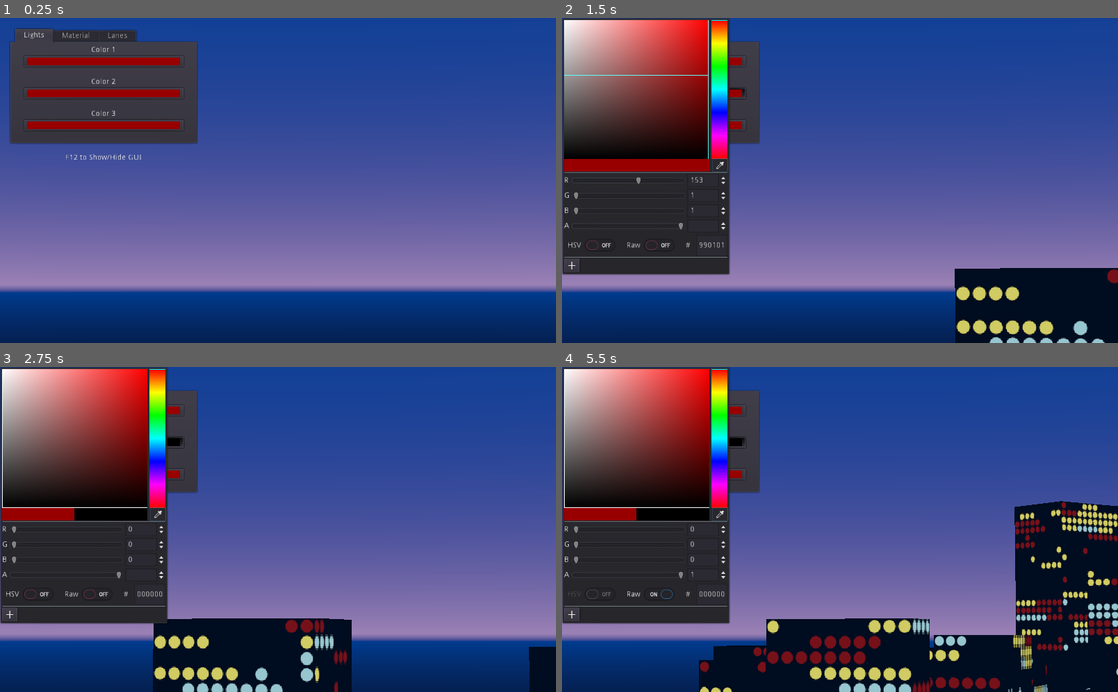
Above: before the commit, frames 1-4 (two rows, left to right).
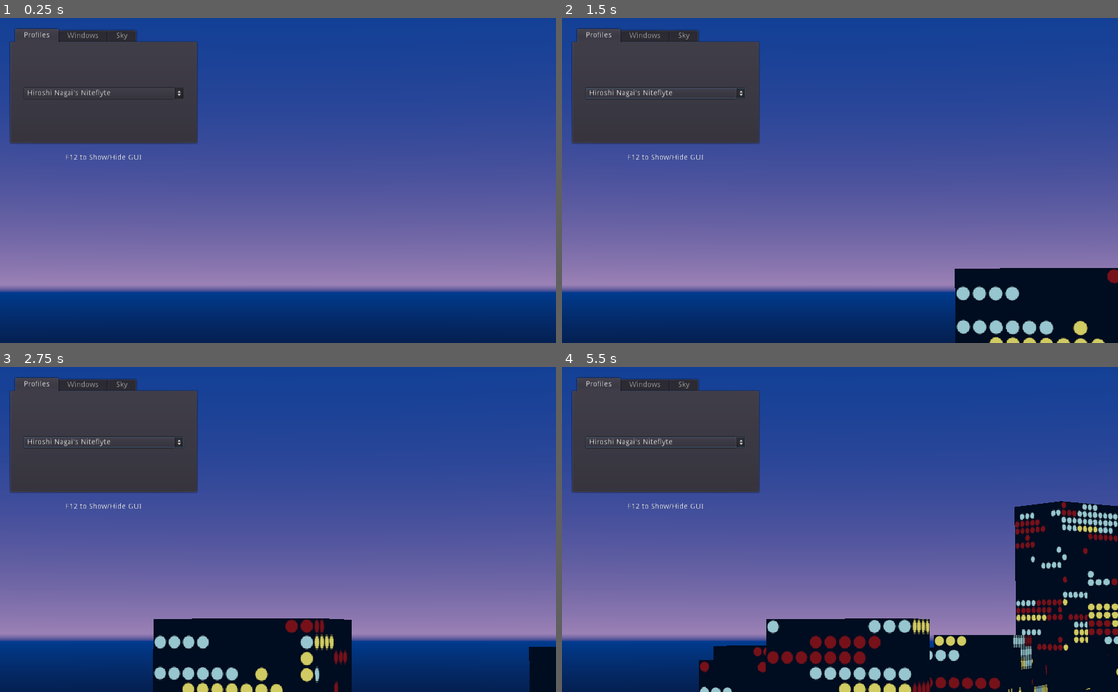
Above: after the commit, the same moments.

Repository: CluckeyMcCormick/ncg2
Game: Godot game, scene res://Main.tscn
Same seed, same stepped clock (60 frames per second), same inputs: the game is played once before the commit and once after it.
Inputs (mouse positions are in pixels of both pictures, inside the frame that each line leads up to):
- Up to frame 1 (0.25 s): no input
- Up to frame 2 (1.5 s): click (667, 92) at 0.5 s, where only the run after the commit has a clickable "Hiroshi Nagai's Niteflyte"; click (717, 164) at 1.27 s
- Up to frame 3 (2.75 s): click (33, 594) at 2 s, where only the run before the commit has a clickable "HSV"
- Up to frame 4 (5.5 s): click (650, 594) at 2.75 s, where only the run before the commit has a clickable "Raw"; click (667, 441) at 3.5 s, where only the run after the commit has a clickable "Hiroshi Nagai's Niteflyte"; click (717, 513) at 4.27 s; click (650, 594) at 5 s, where only the run before the commit has a clickable "Raw"

The runs differ from the first frame. In frame 1, 2.2% of the frame differs, in the area x 4-33%, y 3-35%; in frame 2, 24%; in frame 3, 25%; in frame 4, 26%, in the area x 0-100%, y 0-100%.

Commit message:
Control the shader and sky options via GUI
This commit finally updates the previously existing GUI to match the
colors and options available for the Dot Window shader-materials.

Some design notes here - one of the things that I disliked about the
previous iteration was that we completely lost track of the default
values once we started changing things. To get around that, I've
instituted this idea of "profiles", where each profile is a hard-coded
group of settings. Changing to a particular profile resets everything
to that basic profile. I want to have some global "custom" profiles,
but I haven't implemented that just yet.

We're also going to have a separate selector just for material type,
in order to freely choose between our different window textures.

Finally, one odd note: we used SpinBox widgets to represent the sky's
different CURVE values. However, those needed to be floats while the
SpinBox only supported ints. To get around that, the SpinBox can go
between values of 1 and 9999 - we then divide this by 10,000 to get
the actual float value we want.

Diff:
--- a/Main.gd
+++ b/Main.gd
@@ -8,49 +8,130 @@
 func _ready():
     randomize()
 
-    $GUI/TabContainer/Lights/VBoxContainer/ColorPickerButton1.color = mcc.light_color_one
-    $GUI/TabContainer/Lights/VBoxContainer/ColorPickerButton2.color = mcc.light_color_two
-    $GUI/TabContainer/Lights/VBoxContainer/ColorPickerButton3.color = mcc.light_color_three
-
-    #$GUI/TabContainer/Material/VBoxContainer/WindowColor.color =
-    #$GUI/TabContainer/Material/VBoxContainer/DarkColor.color =
+    $GUI/Tabs/Profiles/VBox/ProfileSelection.selected = 0
+    _on_ProfileSelection_item_selected(0)
 
 func _input(event):
     if event.is_action_pressed("gui_toggle"):
         $GUI.visible = not $GUI.visible
 
-func _on_ColorPickerButton1_color_changed(color):
-    mcc.light_color_one = color
+func assert_color_profile(
+    building_color, red_dot, green_dot, blue_dot, material_code,
+    sky_top, sky_horizon, sky_curve,
+    ground_horizon, ground_bottom, ground_curve
+):
+    # We're going to manually set all of these profile values, and call each
+    # callback function manually. Kinda sucks, but this whole project is a kind
+    # of hacky workaround so whatever.
 
-func _on_ColorPickerButton2_color_changed(color):
-    mcc.light_color_two = color
+    # First, set the colors.
+    $GUI/Tabs/Windows/VBox/GridContainer/BuildingPicker.color =  building_color
+    _on_BuildingPicker_color_changed(building_color)
+    $GUI/Tabs/Windows/VBox/GridContainer/RedPicker.color = red_dot
+    _on_RedPicker_color_changed(red_dot)
+    $GUI/Tabs/Windows/VBox/GridContainer/GreenPicker.color = green_dot
+    _on_GreenPicker_color_changed(green_dot)
+    $GUI/Tabs/Windows/VBox/GridContainer/BluePicker.color = blue_dot
+    _on_BluePicker_color_changed(blue_dot)
 
-func _on_ColorPickerButton3_color_changed(color):
-    mcc.light_color_three = color
+    # Now, set the material appropriately.
+    $GUI/Tabs/Windows/VBox/MaterialSelection.selected = material_code
+    _on_MaterialSelection_item_selected(material_code)
 
-func _on_WindowColor_color_changed(color):
-    #mcc.lighten_material.set_shader_param("window_color", color)
-    #mcc.dodge_material.set_shader_param("window_color", color)
-    #mcc.dither_material.set_shader_param("window_color", color)
-    pass
+    # Next, the sky colors
+    $GUI/Tabs/Sky/VBox/SkyGrid/TopPicker.color = sky_top
+    _on_TopPicker_color_changed(sky_top)
+    $GUI/Tabs/Sky/VBox/SkyGrid/HorizonPicker.color = sky_horizon
+    _on_HorizonSkyPicker_color_changed(sky_horizon)
+    $GUI/Tabs/Sky/VBox/SkyGrid/SkyCurveSpin.value = sky_curve
+    _on_SkyCurveSpin_value_changed(sky_curve)
 
-func _on_DarkColor_color_changed(color):
-    #mcc.lighten_material.set_shader_param("dark_color", color)
-    #mcc.dodge_material.set_shader_param("dark_color", color)
-    #mcc.dither_material.set_shader_param("dark_color", color)
-    pass
+    # Finally, the ground colors
+    $GUI/Tabs/Sky/VBox/GroundGrid/HorizonPicker.color = ground_horizon
+    _on_HorizonGroundPicker_color_changed(ground_horizon)
+    $GUI/Tabs/Sky/VBox/GroundGrid/BottomPicker.color = ground_bottom
+    _on_BottomPicker_color_changed(ground_bottom)
+    $GUI/Tabs/Sky/VBox/GroundGrid/GroundCurveSpin.value = ground_curve
+    _on_GroundCurveSpin_value_changed(ground_curve)
 
+
+func _on_RedPicker_color_changed(color):
+    mcc.primary_material.set_shader_param("RedDotColor", color)
+    $GUI/Tabs/Windows/VBox/GridContainer/RedHash.text = "#" + color.to_html()
+
+func _on_GreenPicker_color_changed(color):
+    mcc.primary_material.set_shader_param("GreenDotColor", color)
+    $GUI/Tabs/Windows/VBox/GridContainer/GreenHash.text = "#" + color.to_html()
+
+func _on_BluePicker_color_changed(color):
+    mcc.primary_material.set_shader_param("BlueDotColor", color)
+    $GUI/Tabs/Windows/VBox/GridContainer/BlueHash.text = "#" + color.to_html()
+
+func _on_BuildingPicker_color_changed(color):
+    mcc.primary_material.set_shader_param("BuildingColor", color)
+    $GUI/Tabs/Windows/VBox/GridContainer/BuildingHash.text = "#" + color.to_html()
 
 func _on_MaterialSelection_item_selected(index):
     match index:
         0:
-            #mcc.primary_material = mcc.lighten_material
             pass
         1:
-            #mcc.primary_material = mcc.dodge_material
             pass
         2:
-            #mcc.primary_material = mcc.dither_material
+            print("Material Horizontal 75!")
+        3:
+            pass
+        4:
+            pass
+        5:
+            pass
+        6:
+            pass
+        7:
             pass
         _:
             pass
+
+func _on_TopPicker_color_changed(color):
+    $WorldEnvironment.environment.background_sky.sky_top_color = color
+    $GUI/Tabs/Sky/VBox/SkyGrid/TopHash.text = "#" + color.to_html()
+
+func _on_HorizonSkyPicker_color_changed(color):
+    $WorldEnvironment.environment.background_sky.sky_horizon_color = color
+    $GUI/Tabs/Sky/VBox/SkyGrid/HorizonHash.text = "#" + color.to_html()
+
+func _on_SkyCurveSpin_value_changed(value):
+    $WorldEnvironment.environment.background_sky.sky_curve = value / 10000.0
+
+func _on_HorizonGroundPicker_color_changed(color):
+    $WorldEnvironment.environment.background_sky.ground_horizon_color = color
+    $GUI/Tabs/Sky/VBox/GroundGrid/HorizonHash.text = "#" + color.to_html()
+
+func _on_BottomPicker_color_changed(color):
+    $WorldEnvironment.environment.background_sky.ground_bottom_color = color
+    $GUI/Tabs/Sky/VBox/GroundGrid/BottomHash.text = "#" + color.to_html()
+
+func _on_GroundCurveSpin_value_changed(value):
+    $WorldEnvironment.environment.background_sky.ground_curve = value / 10000.0
+
+func _on_ProfileSelection_item_selected(index):
+    print("Profile item selected: ", index)
+    match index:
+        0:
+            assert_color_profile(
+                Color("#000d20"), # Building Color
+                Color("#77121a"), # Red Dot Color
+                Color("#98c7d1"), # Green Dot Color
+                Color("#d1cc64"), # Blue Dot Color
+                2,          # Material Code
+
+                Color("#003f96"), # Sky Top Color
+                Color("#9f84b7"), # Sky Horizon Color
+                365, # Sky Curve Factor
+
+                Color("#003f96"), # Ground Horizon Color
+                Color("#070a1b"), # Ground Bottom Color
+                200 # Ground Curve Factor
+            )
+        _:
+            pass
--- a/Main.tscn
+++ b/Main.tscn
@@ -6,7 +6,7 @@
 [sub_resource type="ProceduralSky" id=1]
 sky_top_color = Color( 0, 0.247059, 0.588235, 1 )
 sky_horizon_color = Color( 0.623529, 0.517647, 0.717647, 1 )
-sky_curve = 0.0365513
+sky_curve = 0.0365
 ground_bottom_color = Color( 0.027451, 0.0392157, 0.105882, 1 )
 ground_horizon_color = Color( 0, 0.247059, 0.588235, 1 )
 sun_latitude = -90.0
@@ -148,7 +148,7 @@
 "_edit_use_anchors_": false
 }
 
-[node name="TabContainer" type="TabContainer" parent="GUI"]
+[node name="Tabs" type="TabContainer" parent="GUI"]
 margin_right = 342.0
 margin_bottom = 210.0
 rect_min_size = Vector2( 0, 210 )
@@ -158,77 +158,7 @@
 "_edit_use_anchors_": false
 }
 
-[node name="Lights" type="Tabs" parent="GUI/TabContainer"]
-anchor_right = 1.0
-anchor_bottom = 1.0
-margin_left = 4.0
-margin_top = 32.0
-margin_right = -4.0
-margin_bottom = -4.0
-rect_min_size = Vector2( 0, 174 )
-
-[node name="VBoxContainer" type="VBoxContainer" parent="GUI/TabContainer/Lights"]
-anchor_right = 1.0
-anchor_bottom = 1.0
-margin_left = 20.0
-margin_right = -20.0
-size_flags_horizontal = 3
-size_flags_vertical = 3
-__meta__ = {
-"_edit_use_anchors_": false
-}
-
-[node name="Color1" type="Label" parent="GUI/TabContainer/Lights/VBoxContainer"]
-margin_right = 294.0
-margin_bottom = 14.0
-text = "Color 1"
-align = 1
-
-[node name="ColorPickerButton1" type="ColorPickerButton" parent="GUI/TabContainer/Lights/VBoxContainer"]
-margin_top = 18.0
-margin_right = 294.0
-margin_bottom = 38.0
-text = "Color 1"
-edit_alpha = false
-__meta__ = {
-"_edit_use_anchors_": false
-}
-
-[node name="Color2" type="Label" parent="GUI/TabContainer/Lights/VBoxContainer"]
-margin_top = 42.0
-margin_right = 294.0
-margin_bottom = 73.0
-text = "
-Color 2"
-align = 1
-
-[node name="ColorPickerButton2" type="ColorPickerButton" parent="GUI/TabContainer/Lights/VBoxContainer"]
-margin_top = 77.0
-margin_right = 294.0
-margin_bottom = 97.0
-text = "Color 2"
-__meta__ = {
-"_edit_use_anchors_": false
-}
-
-[node name="Color3" type="Label" parent="GUI/TabContainer/Lights/VBoxContainer"]
-margin_top = 101.0
-margin_right = 294.0
-margin_bottom = 132.0
-text = "
-Color 3"
-align = 1
-
-[node name="ColorPickerButton3" type="ColorPickerButton" parent="GUI/TabContainer/Lights/VBoxContainer"]
-margin_top = 136.0
-margin_right = 294.0
-margin_bottom = 156.0
-text = "Color 3"
-__meta__ = {
-"_edit_use_anchors_": false
-}
-
-[node name="Material" type="Tabs" parent="GUI/TabContainer"]
+[node name="Profiles" type="Tabs" parent="GUI/Tabs"]
 visible = false
 anchor_right = 1.0
 anchor_bottom = 1.0
@@ -239,62 +169,191 @@
 tab_align = 0
 tab_close_display_policy = 2
 
-[node name="VBoxContainer" type="VBoxContainer" parent="GUI/TabContainer/Material"]
+[node name="VBox" type="VBoxContainer" parent="GUI/Tabs/Profiles"]
 anchor_right = 1.0
 anchor_bottom = 1.0
 margin_left = 20.0
 margin_right = -20.0
-__meta__ = {
-"_edit_use_anchors_": false
-}
-
-[node name="Window" type="Label" parent="GUI/TabContainer/Material/VBoxContainer"]
-margin_right = 294.0
-margin_bottom = 14.0
-text = "Window Color"
-align = 1
-
-[node name="WindowColor" type="ColorPickerButton" parent="GUI/TabContainer/Material/VBoxContainer"]
-margin_top = 18.0
-margin_right = 294.0
-margin_bottom = 38.0
-edit_alpha = false
-
-[node name="Dark" type="Label" parent="GUI/TabContainer/Material/VBoxContainer"]
-margin_top = 42.0
-margin_right = 294.0
-margin_bottom = 73.0
-text = "
-Dark Color"
-align = 1
-__meta__ = {
-"_edit_use_anchors_": false
-}
-
-[node name="DarkColor" type="ColorPickerButton" parent="GUI/TabContainer/Material/VBoxContainer"]
+alignment = 1
+__meta__ = {
+"_edit_use_anchors_": false
+}
+
+[node name="ProfileSelection" type="OptionButton" parent="GUI/Tabs/Profiles/VBox"]
 margin_top = 77.0
 margin_right = 294.0
 margin_bottom = 97.0
-edit_alpha = false
-
-[node name="HSeparator" type="HSeparator" parent="GUI/TabContainer/Material/VBoxContainer"]
-margin_top = 101.0
-margin_right = 294.0
+text = "Hiroshi Nagai's Niteflyte"
+items = [ "Hiroshi Nagai's Niteflyte", null, false, 0, null, "Custom Scheme", null, false, 1, null ]
+selected = 0
+
+[node name="Windows" type="Tabs" parent="GUI/Tabs"]
+anchor_right = 1.0
+anchor_bottom = 1.0
+margin_left = 4.0
+margin_top = 32.0
+margin_right = -4.0
+margin_bottom = -4.0
+rect_min_size = Vector2( 0, 174 )
+
+[node name="VBox" type="VBoxContainer" parent="GUI/Tabs/Windows"]
+anchor_right = 1.0
+anchor_bottom = 1.0
+margin_left = 20.0
+margin_right = -20.0
+size_flags_horizontal = 3
+size_flags_vertical = 3
+alignment = 1
+__meta__ = {
+"_edit_use_anchors_": false
+}
+
+[node name="GridContainer" type="GridContainer" parent="GUI/Tabs/Windows/VBox"]
+margin_top = 25.0
+margin_right = 324.0
 margin_bottom = 117.0
-rect_min_size = Vector2( 0, 16 )
-__meta__ = {
-"_edit_use_anchors_": false
-}
-
-[node name="MaterialSelection" type="OptionButton" parent="GUI/TabContainer/Material/VBoxContainer"]
+columns = 4
+
+[node name="RedColor" type="Label" parent="GUI/Tabs/Windows/VBox/GridContainer"]
+margin_top = 3.0
+margin_right = 103.0
+margin_bottom = 17.0
+text = "Red Dot Color"
+align = 1
+
+[node name="RedRect" type="ReferenceRect" parent="GUI/Tabs/Windows/VBox/GridContainer"]
+margin_left = 107.0
+margin_right = 132.0
+margin_bottom = 20.0
+rect_min_size = Vector2( 25, 0 )
+
+[node name="RedPicker" type="ColorPickerButton" parent="GUI/Tabs/Windows/VBox/GridContainer"]
+margin_left = 136.0
+margin_right = 193.0
+margin_bottom = 20.0
+text = "Color 1"
+edit_alpha = false
+__meta__ = {
+"_edit_use_anchors_": false
+}
+
+[node name="RedHash" type="Label" parent="GUI/Tabs/Windows/VBox/GridContainer"]
+margin_left = 197.0
+margin_top = 3.0
+margin_right = 260.0
+margin_bottom = 17.0
+text = "#ABABAB"
+
+[node name="GreenColor" type="Label" parent="GUI/Tabs/Windows/VBox/GridContainer"]
+margin_top = 27.0
+margin_right = 103.0
+margin_bottom = 41.0
+text = "Green Dot Color"
+align = 1
+
+[node name="GreenRect" type="ReferenceRect" parent="GUI/Tabs/Windows/VBox/GridContainer"]
+margin_left = 107.0
+margin_top = 24.0
+margin_right = 132.0
+margin_bottom = 44.0
+rect_min_size = Vector2( 10, 0 )
+
+[node name="GreenPicker" type="ColorPickerButton" parent="GUI/Tabs/Windows/VBox/GridContainer"]
+margin_left = 136.0
+margin_top = 24.0
+margin_right = 193.0
+margin_bottom = 44.0
+text = "Color 1"
+edit_alpha = false
+__meta__ = {
+"_edit_use_anchors_": false
+}
+
+[node name="GreenHash" type="Label" parent="GUI/Tabs/Windows/VBox/GridContainer"]
+margin_left = 197.0
+margin_top = 27.0
+margin_right = 260.0
+margin_bottom = 41.0
+text = "#ABABAB"
+
+[node name="BlueColor" type="Label" parent="GUI/Tabs/Windows/VBox/GridContainer"]
+margin_top = 51.0
+margin_right = 103.0
+margin_bottom = 65.0
+text = "Blue Dot Color"
+align = 1
+
+[node name="BlueRect" type="ReferenceRect" parent="GUI/Tabs/Windows/VBox/GridContainer"]
+margin_left = 107.0
+margin_top = 48.0
+margin_right = 132.0
+margin_bottom = 68.0
+rect_min_size = Vector2( 20, 0 )
+
+[node name="BluePicker" type="ColorPickerButton" parent="GUI/Tabs/Windows/VBox/GridContainer"]
+margin_left = 136.0
+margin_top = 48.0
+margin_right = 193.0
+margin_bottom = 68.0
+text = "Color 1"
+edit_alpha = false
+__meta__ = {
+"_edit_use_anchors_": false
+}
+
+[node name="BlueHash" type="Label" parent="GUI/Tabs/Windows/VBox/GridContainer"]
+margin_left = 197.0
+margin_top = 51.0
+margin_right = 260.0
+margin_bottom = 65.0
+text = "#ABABAB"
+
+[node name="BuildingColor" type="Label" parent="GUI/Tabs/Windows/VBox/GridContainer"]
+margin_top = 75.0
+margin_right = 103.0
+margin_bottom = 89.0
+text = "Building Color"
+align = 1
+
+[node name="BuildingRect" type="ReferenceRect" parent="GUI/Tabs/Windows/VBox/GridContainer"]
+margin_left = 107.0
+margin_top = 72.0
+margin_right = 132.0
+margin_bottom = 92.0
+rect_min_size = Vector2( 20, 0 )
+
+[node name="BuildingPicker" type="ColorPickerButton" parent="GUI/Tabs/Windows/VBox/GridContainer"]
+margin_left = 136.0
+margin_top = 72.0
+margin_right = 193.0
+margin_bottom = 92.0
+text = "Color 1"
+edit_alpha = false
+__meta__ = {
+"_edit_use_anchors_": false
+}
+
+[node name="BuildingHash" type="Label" parent="GUI/Tabs/Windows/VBox/GridContainer"]
+margin_left = 197.0
+margin_top = 75.0
+margin_right = 260.0
+margin_bottom = 89.0
+text = "#ABABAB"
+
+[node name="HSeparator" type="HSeparator" parent="GUI/Tabs/Windows/VBox"]
 margin_top = 121.0
-margin_right = 294.0
-margin_bottom = 141.0
-text = "Lighten Material"
-items = [ "Lighten Material", null, false, 0, null, "Dodge Material", null, false, 1, null, "Dither Material", null, false, 2, null ]
+margin_right = 324.0
+margin_bottom = 125.0
+
+[node name="MaterialSelection" type="OptionButton" parent="GUI/Tabs/Windows/VBox"]
+margin_top = 129.0
+margin_right = 324.0
+margin_bottom = 149.0
+text = "Horizontal 25"
+items = [ "Horizontal 25", null, false, 0, null, "Horizontal 50", null, false, 1, null, "Horizontal 75", null, false, 2, null, "Horizontal 100", null, false, 3, null, "Vertical 25", null, false, 4, null, "Vertical 50", null, false, 5, null, "Vertical 75", null, false, 6, null, "Vertical 100", null, false, 7, null ]
 selected = 0
 
-[node name="Lanes" type="Tabs" parent="GUI/TabContainer"]
+[node name="Sky" type="Tabs" parent="GUI/Tabs"]
 visible = false
 anchor_right = 1.0
 anchor_bottom = 1.0
@@ -304,6 +363,203 @@
 margin_bottom = -4.0
 tab_align = 0
 
+[node name="VBox" type="VBoxContainer" parent="GUI/Tabs/Sky"]
+anchor_right = 1.0
+anchor_bottom = 1.0
+margin_left = 20.0
+margin_right = -20.0
+alignment = 1
+__meta__ = {
+"_edit_use_anchors_": false
+}
+
+[node name="SkyGrid" type="GridContainer" parent="GUI/Tabs/Sky/VBox"]
+margin_top = 9.0
+margin_right = 294.0
+margin_bottom = 81.0
+columns = 4
+
+[node name="TopColor" type="Label" parent="GUI/Tabs/Sky/VBox/SkyGrid"]
+margin_top = 3.0
+margin_right = 87.0
+margin_bottom = 17.0
+text = "Top Color"
+align = 1
+
+[node name="TopRect" type="ReferenceRect" parent="GUI/Tabs/Sky/VBox/SkyGrid"]
+margin_left = 91.0
+margin_right = 111.0
+margin_bottom = 20.0
+rect_min_size = Vector2( 10, 0 )
+
+[node name="TopPicker" type="ColorPickerButton" parent="GUI/Tabs/Sky/VBox/SkyGrid"]
+margin_left = 115.0
+margin_right = 189.0
+margin_bottom = 20.0
+text = "Color 1"
+edit_alpha = false
+__meta__ = {
+"_edit_use_anchors_": false
+}
+
+[node name="TopHash" type="Label" parent="GUI/Tabs/Sky/VBox/SkyGrid"]
+margin_left = 193.0
+margin_top = 3.0
+margin_right = 256.0
+margin_bottom = 17.0
+text = "#ABABAB"
+
+[node name="HorizonColor" type="Label" parent="GUI/Tabs/Sky/VBox/SkyGrid"]
+margin_top = 27.0
+margin_right = 87.0
+margin_bottom = 41.0
+text = "Horizon Color"
+align = 1
+
+[node name="HorizonRect" type="ReferenceRect" parent="GUI/Tabs/Sky/VBox/SkyGrid"]
+margin_left = 91.0
+margin_top = 24.0
+margin_right = 111.0
+margin_bottom = 44.0
+rect_min_size = Vector2( 20, 0 )
+
+[node name="HorizonPicker" type="ColorPickerButton" parent="GUI/Tabs/Sky/VBox/SkyGrid"]
+margin_left = 115.0
+margin_top = 24.0
+margin_right = 189.0
+margin_bottom = 44.0
+text = "Color 1"
+edit_alpha = false
+__meta__ = {
+"_edit_use_anchors_": false
+}
+
+[node name="HorizonHash" type="Label" parent="GUI/Tabs/Sky/VBox/SkyGrid"]
+margin_left = 193.0
+margin_top = 27.0
+margin_right = 256.0
+margin_bottom = 41.0
+text = "#ABABAB"
+
+[node name="Curve" type="Label" parent="GUI/Tabs/Sky/VBox/SkyGrid"]
+margin_top = 53.0
+margin_right = 87.0
+margin_bottom = 67.0
+text = "Curve"
+align = 1
+
+[node name="CurveRect" type="ReferenceRect" parent="GUI/Tabs/Sky/VBox/SkyGrid"]
+margin_left = 91.0
+margin_top = 48.0
+margin_right = 111.0
+margin_bottom = 72.0
+rect_min_size = Vector2( 20, 0 )
+
+[node name="SkyCurveSpin" type="SpinBox" parent="GUI/Tabs/Sky/VBox/SkyGrid"]
+margin_left = 115.0
+margin_top = 48.0
+margin_right = 189.0
+margin_bottom = 72.0
+min_value = 1.0
+max_value = 9999.0
+value = 365.0
+
+[node name="HSeparator" type="HSeparator" parent="GUI/Tabs/Sky/VBox"]
+margin_top = 85.0
+margin_right = 294.0
+margin_bottom = 89.0
+
+[node name="GroundGrid" type="GridContainer" parent="GUI/Tabs/Sky/VBox"]
+margin_top = 93.0
+margin_right = 294.0
+margin_bottom = 165.0
+columns = 4
+
+[node name="HorizonColor" type="Label" parent="GUI/Tabs/Sky/VBox/GroundGrid"]
+margin_top = 3.0
+margin_right = 87.0
+margin_bottom = 17.0
+text = "Horizon Color"
+align = 1
+
+[node name="HorizonRect" type="ReferenceRect" parent="GUI/Tabs/Sky/VBox/GroundGrid"]
+margin_left = 91.0
+margin_right = 111.0
+margin_bottom = 20.0
+rect_min_size = Vector2( 10, 0 )
+
+[node name="HorizonPicker" type="ColorPickerButton" parent="GUI/Tabs/Sky/VBox/GroundGrid"]
+margin_left = 115.0
+margin_right = 189.0
+margin_bottom = 20.0
+text = "Color 1"
+edit_alpha = false
+__meta__ = {
+"_edit_use_anchors_": false
+}
+
+[node name="HorizonHash" type="Label" parent="GUI/Tabs/Sky/VBox/GroundGrid"]
+margin_left = 193.0
+margin_top = 3.0
+margin_right = 256.0
+margin_bottom = 17.0
+text = "#ABABAB"
+
+[node name="BottomColor" type="Label" parent="GUI/Tabs/Sky/VBox/GroundGrid"]
+margin_top = 27.0
+margin_right = 87.0
+margin_bottom = 41.0
+text = "Bottom Color"
+align = 1
+
+[node name="BottomRect" type="ReferenceRect" parent="GUI/Tabs/Sky/VBox/GroundGrid"]
+margin_left = 91.0
+margin_top = 24.0
+margin_right = 111.0
+margin_bottom = 44.0
+rect_min_size = Vector2( 20, 0 )
+
+[node name="BottomPicker" type="ColorPickerButton" parent="GUI/Tabs/Sky/VBox/GroundGrid"]
+margin_left = 115.0
+margin_top = 24.0
+margin_right = 189.0
+margin_bottom = 44.0
+text = "Color 1"
+edit_alpha = false
+__meta__ = {
+"_edit_use_anchors_": false
+}
+
+[node name="BottomHash" type="Label" parent="GUI/Tabs/Sky/VBox/GroundGrid"]
+margin_left = 193.0
+margin_top = 27.0
+margin_right = 256.0
+margin_bottom = 41.0
+text = "#ABABAB"
+
+[node name="Curve" type="Label" parent="GUI/Tabs/Sky/VBox/GroundGrid"]
+margin_top = 53.0
+margin_right = 87.0
+margin_bottom = 67.0
+text = "Curve"
+align = 1
+
+[node name="CurveRect" type="ReferenceRect" parent="GUI/Tabs/Sky/VBox/GroundGrid"]
+margin_left = 91.0
+margin_top = 48.0
+margin_right = 111.0
+margin_bottom = 72.0
+rect_min_size = Vector2( 20, 0 )
+
+[node name="GroundCurveSpin" type="SpinBox" parent="GUI/Tabs/Sky/VBox/GroundGrid"]
+margin_left = 115.0
+margin_top = 48.0
+margin_right = 189.0
+margin_bottom = 72.0
+min_value = 1.0
+max_value = 9999.0
+value = 200.0
+
 [node name="Label" type="Label" parent="GUI"]
 margin_top = 214.0
 margin_right = 342.0
@@ -315,9 +571,15 @@
 [node name="WorldEnvironment" type="WorldEnvironment" parent="."]
 environment = SubResource( 2 )
 
-[connection signal="color_changed" from="GUI/TabContainer/Lights/VBoxContainer/ColorPickerButton1" to="." method="_on_ColorPickerButton1_color_changed"]
-[connection signal="color_changed" from="GUI/TabContainer/Lights/VBoxContainer/ColorPickerButton2" to="." method="_on_ColorPickerButton2_color_changed"]
-[connection signal="color_changed" from="GUI/TabContainer/Lights/VBoxContainer/ColorPickerButton3" to="." method="_on_ColorPickerButton3_color_changed"]
-[connection signal="color_changed" from="GUI/TabContainer/Material/VBoxContainer/WindowColor" to="." method="_on_WindowColor_color_changed"]
-[connection signal="color_changed" from="GUI/TabContainer/Material/VBoxContainer/DarkColor" to="." method="_on_DarkColor_color_changed"]
-[connection signal="item_selected" from="GUI/TabContainer/Material/VBoxContainer/MaterialSelection" to="." method="_on_MaterialSelection_item_selected"]
+[connection signal="item_selected" from="GUI/Tabs/Profiles/VBox/ProfileSelection" to="." method="_on_ProfileSelection_item_selected"]
+[connection signal="color_changed" from="GUI/Tabs/Windows/VBox/GridContainer/RedPicker" to="." method="_on_RedPicker_color_changed"]
+[connection signal="color_changed" from="GUI/Tabs/Windows/VBox/GridContainer/GreenPicker" to="." method="_on_GreenPicker_color_changed"]
+[connection signal="color_changed" from="GUI/Tabs/Windows/VBox/GridContainer/BluePicker" to="." method="_on_BluePicker_color_changed"]
+[connection signal="color_changed" from="GUI/Tabs/Windows/VBox/GridContainer/BuildingPicker" to="." method="_on_BuildingPicker_color_changed"]
+[connection signal="item_selected" from="GUI/Tabs/Windows/VBox/MaterialSelection" to="." method="_on_MaterialSelection_item_selected"]
+[connection signal="color_changed" from="GUI/Tabs/Sky/VBox/SkyGrid/TopPicker" to="." method="_on_TopPicker_color_changed"]
+[connection signal="color_changed" from="GUI/Tabs/Sky/VBox/SkyGrid/HorizonPicker" to="." method="_on_HorizonSkyPicker_color_changed"]
+[connection signal="value_changed" from="GUI/Tabs/Sky/VBox/SkyGrid/SkyCurveSpin" to="." method="_on_SkyCurveSpin_value_changed"]
+[connection signal="color_changed" from="GUI/Tabs/Sky/VBox/GroundGrid/HorizonPicker" to="." method="_on_HorizonGroundPicker_color_changed"]
+[connection signal="color_changed" from="GUI/Tabs/Sky/VBox/GroundGrid/BottomPicker" to="." method="_on_BottomPicker_color_changed"]
+[connection signal="value_changed" from="GUI/Tabs/Sky/VBox/GroundGrid/GroundCurveSpin" to="." method="_on_GroundCurveSpin_value_changed"]
--- a/buildings/DotWindowShader.tres
+++ b/buildings/DotWindowShader.tres
@@ -104,7 +104,7 @@
 
 }
 "
-graph_offset = Vector2( -686.143, 55.03 )
+graph_offset = Vector2( -191.529, 300 )
 flags/unshaded = true
 flags/world_vertex_coords = true
 nodes/fragment/0/position = Vector2( 900, 280 )
--- a/util/MaterialColorControl.gd
+++ b/util/MaterialColorControl.gd
@@ -5,10 +5,3 @@
 
 # This controls what materials new buildings come out as.
 var primary_material = lighten_material
-
-# The three kinds of light colors. We start monochromatic because, honestly,
-# that JUST LOOKS BETTER. However, we keep this feature around because who
-# knows - someone might find use for it.
-var light_color_one : Color = Color("#990101")
-var light_color_two : Color = Color("#990101")
-var light_color_three : Color = Color("#990101")
Binary file removed: buildings/no_edge_horizontal64.png
Not shown, removed: buildings/no_edge_horizontal64.png.import
Binary file removed: buildings/rgb_dots_horizontal64.png
Not shown, removed: buildings/rgb_dots_horizontal64.png.import
